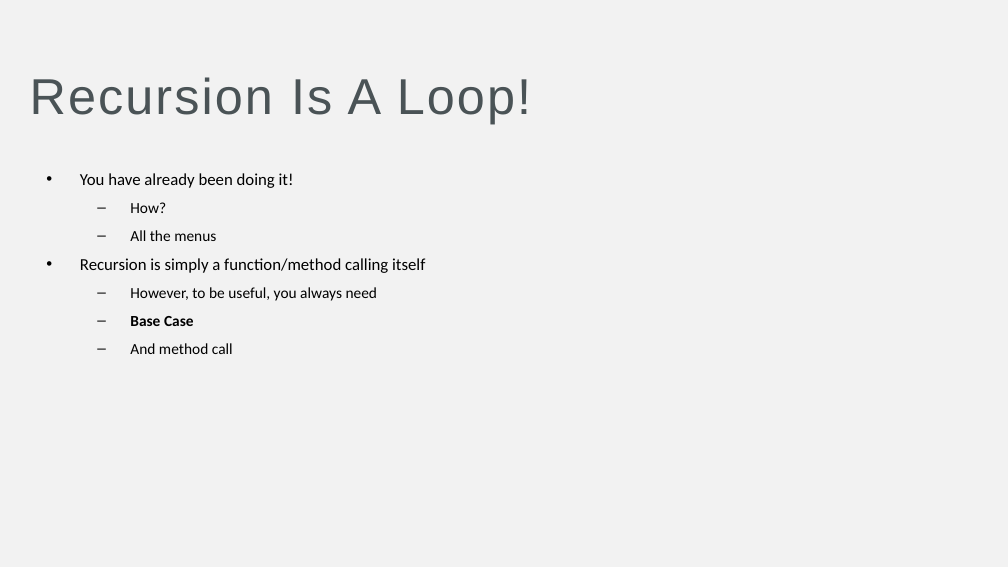
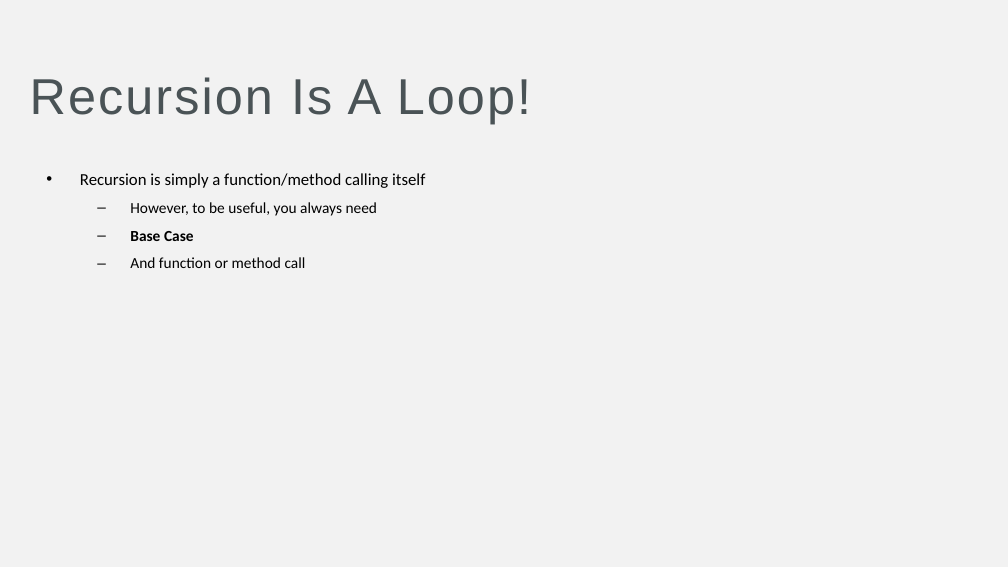
Before and after one commit to CS119-FRCC/Summer-2021, a slide deck: slide 4 of Lectures/Week8/Recursion.pptx. Drawn at 1008x567 pixels with LibreOffice and Linux fonts; fonts in the diff are those of the drawing. Boxes give left, top, right and bottom in pixels: in the first picture for what was removed or moved away, otherwise in the second. Text is boxed around its words. In the diff, an @@ line names an element or a change of style, - is before the commit and + after.

Commit message:
fixes

```diff
--- a/Lectures/Week8/Recursion.pptx
+++ b/Lectures/Week8/Recursion.pptx
@@ text at (80,173,294,241): paragraphs removed @@
-• You have already been doing it!
-  – How?
-  – All the menus
@@ text at (130,257,306,268): text changed @@
-  – And method call
+  – And function or method call
```
